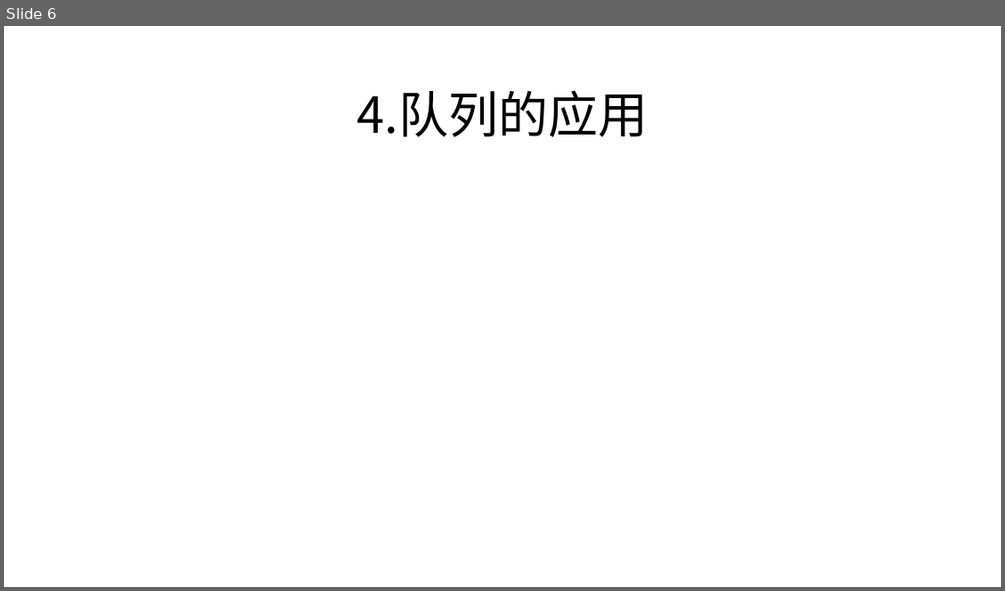
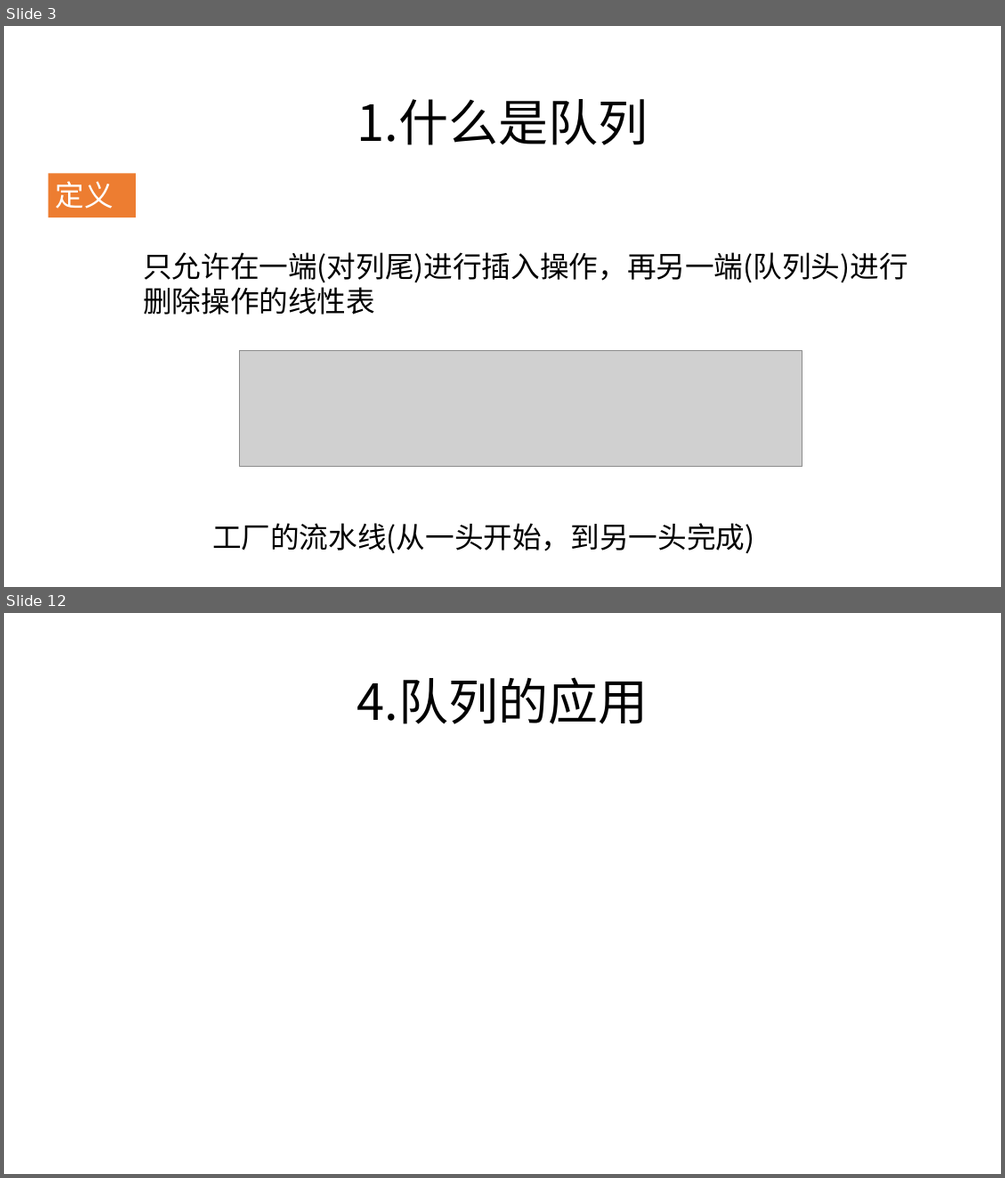
Before and after one commit to zjyesir/hmc_data_structure, a slide deck: ppt/3.2 队列.pptx. Shown one above the other, each under a label of ours: slide 6 before the commit, slides 3 and 12 after it; the slides between them are not shown. The pictures are 1005x591 and 1005x1178 pixels, drawn with LibreOffice and Linux fonts; fonts in the diff are those of the drawing; grey boxes stand for pictures; background and template pictures are left out. Boxes give left, top, right and bottom in pixels: in the first picture for what was removed or moved away, otherwise in the second. Text is boxed around its words. In the diff, an @@ line names an element or a change of style, - is before the commit and + after.

Commit message:
队列

```diff
--- a/ppt/3.2 队列.pptx
+++ b/ppt/3.2 队列.pptx
@@ slide 3 added at [4,26,1001,587], background picture (left out) @@
@@ text added at [357,99,648,145], 48 pt, text #000000 @@
+1.什么是队列
@@ rectangle added at [48,174,136,217], fill #ED7D31, 28 pt, text #FFFFFF @@
+定义
@@ text added at [143,252,908,314], 28 pt, text #000000 @@
+只允许在一端(对列尾)进行插入操作，再另一端(队列头)进行删除操作的线性表
@@ picture added at [240,351,801,467] @@
@@ text added at [212,523,754,553], 28 pt, text #000000 @@
+工厂的流水线(从一头开始，到另一头完成)
@@ what was slide 6 is now slide 12 @@
```
Also in this commit, not shown: 4 slides changed, 7 other slides added, 2 slides removed, 13 other files.
